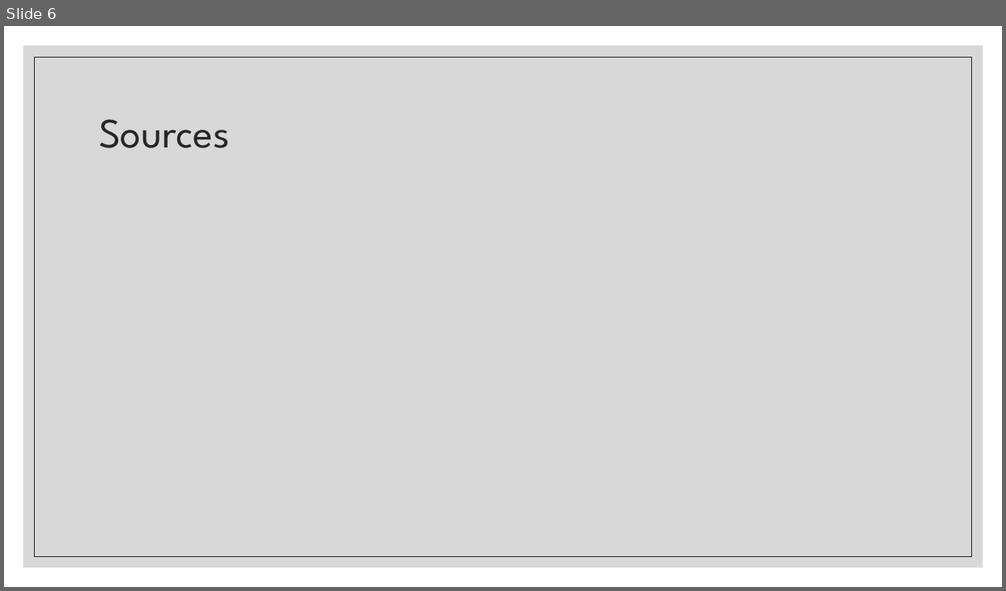
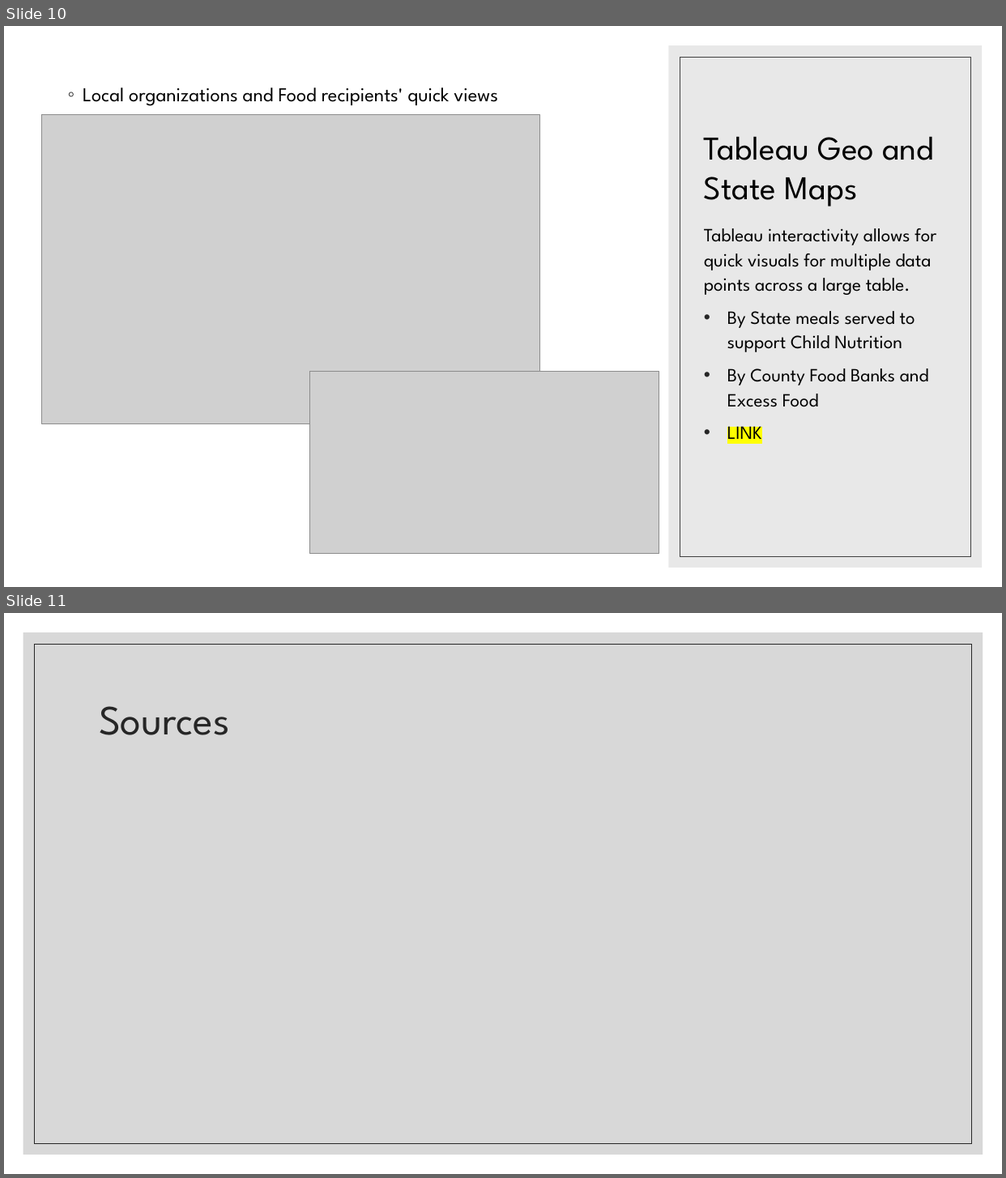
Before and after one commit to annrinTN/capstone_annrumsey, a slide deck: NSS Capstone Ann Rumsey.pptx. Shown one above the other, each under a label of ours: slide 6 before the commit, slides 10 and 11 after it. The pictures are 1006x591 and 1006x1178 pixels, drawn with LibreOffice and Linux fonts; fonts in the diff are those of the drawing; grey boxes stand for pictures. Boxes give left, top, right and bottom in pixels: in the first picture for what was removed or moved away, otherwise in the second. Text is boxed around its words. In the diff, an @@ line names an element or a change of style, - is before the commit and + after.

```diff
--- a/NSS Capstone Ann Rumsey.pptx
+++ b/NSS Capstone Ann Rumsey.pptx
@@ slide 10 added at (4,26,1002,587), background #FFFFFF @@
@@ rectangle added at (669,45,982,568), fill #D9D9D9 at 60% opacity @@
@@ rectangle added at (680,57,971,557), outline #404040 0.5 pt @@
@@ text added at (83,88,498,106), 19 pt, text #000000 @@
+◦ Local organizations and Food recipients' quick views
@@ picture added at (41,115,540,425) @@
@@ title added at (704,136,934,207), 32 pt, text #000000 @@
+Tableau Geo and State Maps
@@ text added at (704,228,936,445), 18 pt, text #000000 @@
+Tableau interactivity allows for quick visuals for multiple data points across a large table.
+• By State meals served to support Child Nutrition
+• By County Food Banks and Excess Food
+• LINK
@@ picture added at (309,372,659,554) @@
@@ what was slide 6 is now slide 11 @@
```
Also in this commit, not shown: 3 slides changed, 5 other slides added, 1 slide removed, 5 other files.
